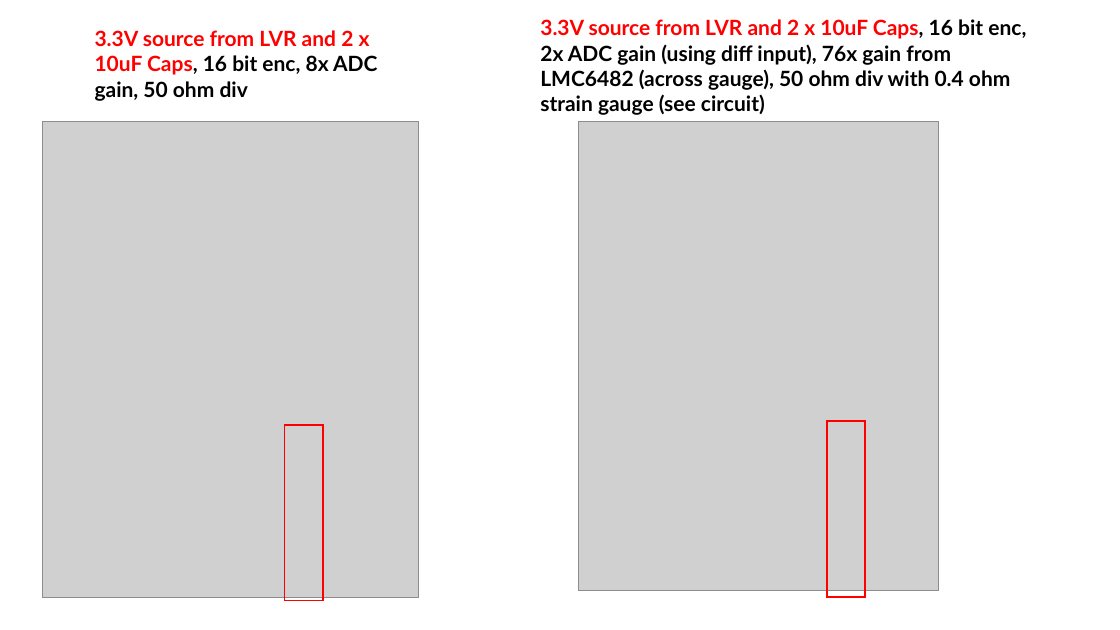
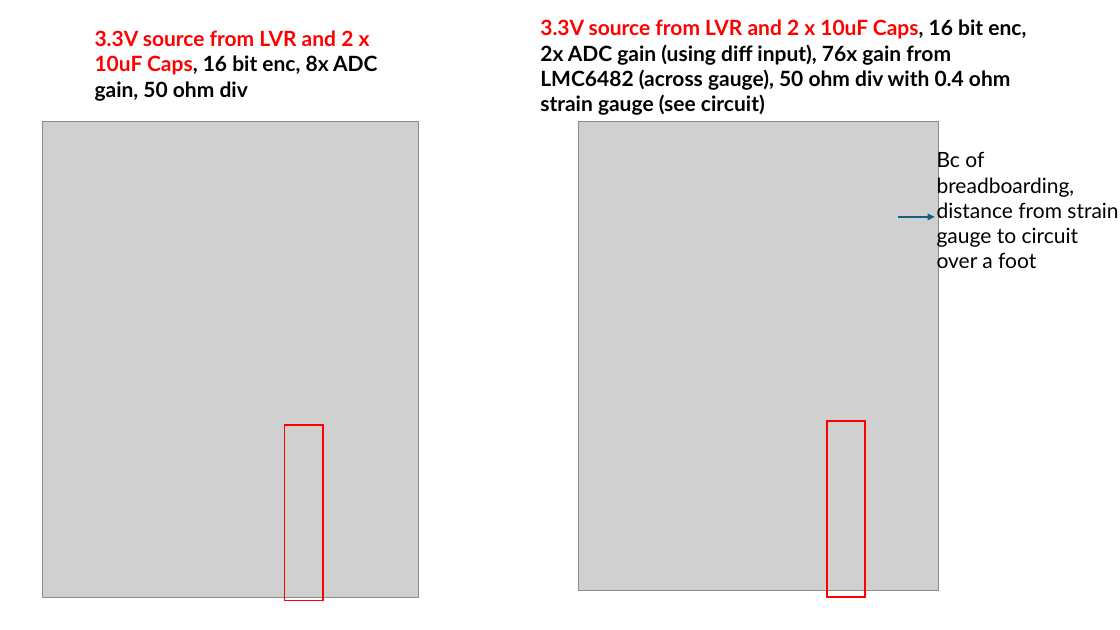
Before and after one commit to neuralengatberkeley/Strain-Sensor-, a slide deck: slide 10 of kinematic presentations/3_27_25.pptx (slide 9 before the commit). Drawn at 1120x630 pixels with LibreOffice and Linux fonts; fonts in the diff are those of the drawing; grey boxes stand for pictures. Boxes give left, top, right and bottom in pixels: in the first picture for what was removed or moved away, otherwise in the second. Text is boxed around its words. In the diff, an @@ line names an element or a change of style, - is before the commit and + after.

```diff
--- a/kinematic presentations/3_27_25.pptx
+++ b/kinematic presentations/3_27_25.pptx
@@ text added at <box>937,149,1118,273</box>, 18 pt, text #000000 @@
+Bc of breadboarding, distance from strain gauge to circuit over a foot
@@ arrow added from (899, 217) to (935, 217), #156082 1.5 pt @@
```
Also in this commit, not shown: 2 other slides changed, 1 slide added, 19 other files.
